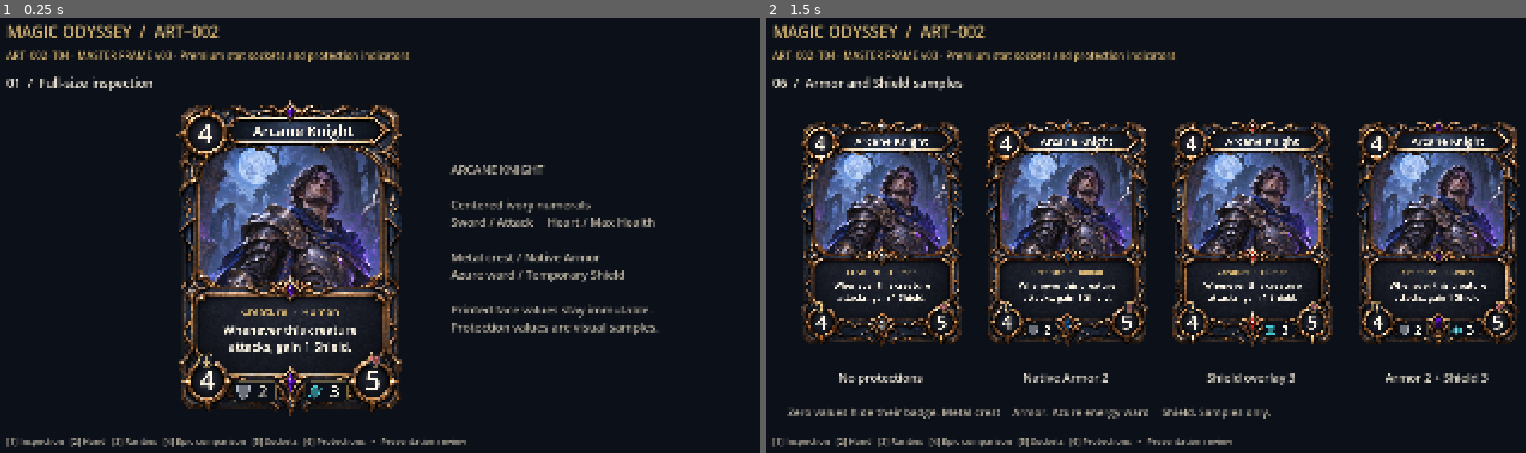
Above: before the commit, frames 1-2 (left to right).
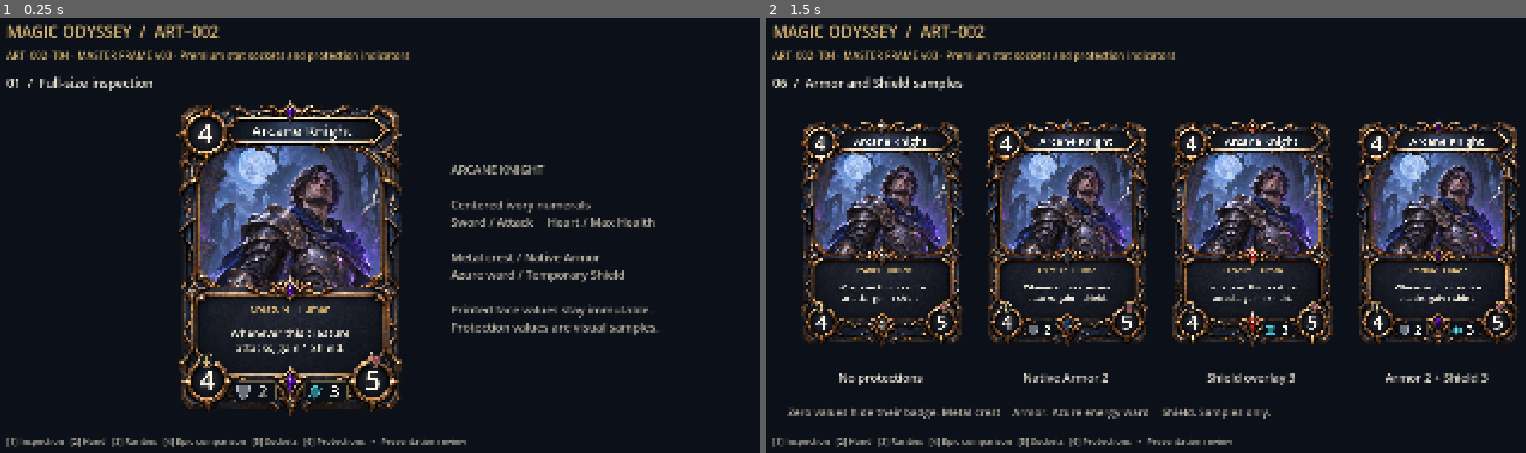
Above: after the commit, the same moments.

Repository: Franck-Allion/MagicOdyssey
Game: Godot game, scene res://scenes/ui/art002_card_integration_test.tscn
The game is run twice, just before and just after one commit, with the same random seed, the same clock (stepped at 60 frames per second) and the same inputs. This scene is started directly instead of the project's main scene.
Inputs:
- Up to frame 1 (0.25 s): no input
- Up to frame 2 (1.5 s): tap Enter at 0.5 s; tap 1 at 0.6 s; tap Space at 1.25 s; tap 6 at 1.35 s

The runs differ from the first frame. In frame 1, 0.9% of the frame differs, in the area x 29-47%, y 24-78%; in frame 2, 1.5%, in the area x 9-95%, y 27-66%.

Commit message:
feat(ui): refine card typography and adaptive content layout

Diff:
--- /dev/null
+++ b/docs/art/reviews/art002/t05/capture.gd
@@ -0,0 +1,115 @@
+extends SceneTree
+const FIXTURE: PackedScene = preload("res://docs/art/reviews/art002/t05/fixture.tscn")
+const CONTENT: GDScript = preload("res://scripts/presentation/card_content_overlay.gd")
+const OUT: String = "res://docs/art/reviews/art002/t05/"
+var _failures: int = 0
+var _checks: int = 0
+var _fixture: Control
+
+func _initialize() -> void:
+	call_deferred("_run")
+
+func _check(ok: bool, message: String) -> void:
+	_checks += 1
+	if not ok:
+		_failures += 1
+	print("%s %s" % ["PASS" if ok else "FAIL",message])
+
+func _inside(inner: Rect2, outer: Rect2) -> bool:
+	return inner.position.x >= outer.position.x-0.1 and inner.position.y >= outer.position.y-0.1 and inner.end.x <= outer.end.x+0.1 and inner.end.y <= outer.end.y+0.1
+
+func _verify(data: CardContentOverlay.Content) -> void:
+	var overlay: CardContentOverlay = CONTENT.new()
+	root.add_child(overlay)
+	var result: Error = overlay.configure(data)
+	_check(result == OK,"accepted title=%s result=%d reason=%s" % [data.title,result,overlay.overflow_reason])
+	if result != OK:
+		var diagnostic: RichTextLabel = overlay.call("_rules",data,CONTENT.RULES_MINIMUM) as RichTextLabel
+		overlay.add_child(diagnostic)
+		print("REJECTED_MEASURE height=%d width=%d lines=%d" % [diagnostic.get_content_height(),diagnostic.get_content_width(),diagnostic.get_line_count()])
+	if result == OK:
+		_check(_inside(Rect2(overlay.title_label.position,overlay.title_label.size),CONTENT.TITLE_BOUNDS),"title native bounds")
+		_check(_inside(Rect2(overlay.type_label.position,overlay.type_label.size),CONTENT.TYPE_BOUNDS),"type native bounds")
+		_check(_inside(Rect2(overlay.rules_label.position,overlay.rules_label.size),CONTENT.RULES_BOUNDS),"rules native bounds")
+		_check(overlay.rules_label.get_parsed_text() == data.rules,"literal rules retained without truncation")
+		_check(overlay.title_label.text == data.title,"full title retained")
+		_check(overlay.rules_label.get_content_height() <= overlay.rules_label.size.y+0.1,"all wrapped lines visible")
+		_check(overlay.title_font_size >= CONTENT.TITLE_MINIMUM and overlay.rules_font_size >= CONTENT.RULES_MINIMUM,"readable size floors")
+		_check(data.category == CardContentOverlay.Category.CREATURE or not overlay.type_label.text.contains("·"),"no missing/non-creature tribe placeholder")
+		var fonts: Array[Font] = [CONTENT.TOKENS.THEME.get_font(&"font",&"CardTitle"),CONTENT.TOKENS.THEME.get_font(&"normal_font",&"RichTextLabel"),CONTENT.TOKENS.THEME.get_font(&"bold_font",&"RichTextLabel")]
+		var missing: int = 0
+		var text: String = data.title+data.rules+overlay.type_label.text
+		for index: int in range(text.length()):
+			if text.unicode_at(index) < 32:
+				continue
+			for font: Font in fonts:
+				if not font.has_char(text.unicode_at(index)):
+					missing += 1
+		_check(missing == 0,"glyph coverage all Theme fonts")
+		print("LAYOUT title=%s chars=%d title_font=%d rules_chars=%d rules_font=%d lines=%d height=%d" % [data.title,data.title.length(),overlay.title_font_size,data.rules.length(),overlay.rules_font_size,overlay.rules_label.get_line_count(),overlay.rules_label.get_content_height()])
+	overlay.free()
+
+func _verify_overflow() -> void:
+	var overlay: CardContentOverlay = CONTENT.new()
+	root.add_child(overlay)
+	var accepted: CardContentOverlay.Content = _fixture.call("fields","Arcane Knight") as CardContentOverlay.Content
+	_check(overlay.configure(accepted) == OK,"overflow test initial content")
+	var original: Label = overlay.title_label
+	var too_long: CardContentOverlay.Content = _fixture.call("fields",_fixture.get("TOO_LONG_TITLE")) as CardContentOverlay.Content
+	_check(overlay.configure(too_long) != OK and overlay.title_overflow,"explicit very-long title overflow")
+	_check(overlay.title_label == original and overlay.accepted_content == accepted,"title rejection is transactional")
+	too_long = _fixture.call("fields","Arcane Knight",CardContentOverlay.Category.CREATURE,"Human",String(_fixture.get("TOO_LONG_RULES")).repeat(5)) as CardContentOverlay.Content
+	_check(overlay.configure(too_long) != OK and overlay.rules_overflow,"explicit long paragraph overflow")
+	_check(overlay.title_label == original and overlay.accepted_content == accepted,"rules rejection is transactional")
+	var invalid: CardContentOverlay.Content = CardContentOverlay.Content.new("Fireball",CardContentOverlay.Category.SPELL,"","Literal [b]tags[/b].")
+	_check(overlay.configure(invalid) == OK and overlay.rules_label.get_parsed_text() == invalid.rules,"card data is not parsed as BBCode")
+	invalid.keywords.append(CardContentOverlay.KeywordSpan.new(500,5))
+	_check(overlay.configure(invalid) == ERR_INVALID_DATA,"invalid keyword spans rejected")
+	overlay.free()
+
+func _capture(filename: String, dimensions: Vector2i, mode: int) -> void:
+	var viewport: SubViewport = SubViewport.new()
+	viewport.size = dimensions
+	viewport.render_target_update_mode = SubViewport.UPDATE_ALWAYS
+	root.add_child(viewport)
+	var scene: Control = FIXTURE.instantiate() as Control
+	scene.set_anchors_preset(Control.PRESET_TOP_LEFT)
+	scene.size = Vector2(dimensions)
+	viewport.add_child(scene)
+	scene.set("_mode",mode)
+	scene.call("_rebuild")
+	await process_frame
+	await process_frame
+	await RenderingServer.frame_post_draw
+	var image: Image = viewport.get_texture().get_image()
+	var result: Error = image.save_png(OUT+filename)
+	_check(result == OK and image.get_size() == dimensions,"CAPTURE %s %s exit=%d" % [filename,dimensions,result])
+	viewport.queue_free()
+	await process_frame
+
+func _run() -> void:
+	_fixture = FIXTURE.instantiate() as Control
+	_fixture.set_anchors_preset(Control.PRESET_TOP_LEFT)
+	_fixture.size = Vector2(1920,1080)
+	root.add_child(_fixture)
+	_fixture.visible = false
+	var samples: Array[CardContentOverlay.Content] = _fixture.call("samples")
+	for data: CardContentOverlay.Content in samples:
+		_verify(data)
+	_verify(_fixture.call("fields","Arcane Knight",CardContentOverlay.Category.CREATURE,"Human","Armor reduces damage.\nShield absorbs damage.\nRemaining damage reduces HP.\nArmor is not consumed.\nShield can be depleted.") as CardContentOverlay.Content)
+	_verify(_fixture.call("fields","Rune Crafter",CardContentOverlay.Category.CREATURE,"","Grant 2 Shield to self.") as CardContentOverlay.Content)
+	_verify_overflow()
+	if not OS.get_cmdline_user_args().has("--verify-only"):
+		if DisplayServer.get_name() == "headless":
+			quit(2)
+			return
+		await _capture("title_length_samples_1080p.png",Vector2i(1920,1080),0)
+		await _capture("rules_text_samples_1080p.png",Vector2i(1920,1080),1)
+		await _capture("card_categories_1080p.png",Vector2i(1920,1080),2)
+		await _capture("mixed_hand_1080p.png",Vector2i(1920,1080),3)
+		await _capture("mixed_hand_720p.png",Vector2i(1280,720),3)
+		await _capture("typography_stress_test_1080p.png",Vector2i(1920,1080),4)
+	_fixture.queue_free()
+	await process_frame
+	print("T05_CHECKS=%d FAILURES=%d" % [_checks,_failures])
+	quit(0 if _failures == 0 else 1)
--- /dev/null
+++ b/docs/art/reviews/art002/t05/fixture.gd
@@ -0,0 +1,105 @@
+extends "res://scripts/presentation/art002_card_integration_test.gd"
+## Companion review fixture inheriting the ART-002 card/layer/capture architecture.
+## Every non-catalog name, paragraph and reused portrait is a visual sample only.
+const CONTENT: GDScript = preload("res://scripts/presentation/card_content_overlay.gd")
+const STRESS_RULES: String = "Armor reduces each damage instance. Shield absorbs damage after Armor. Damage remaining after both protections reduces current HP. Armor is not consumed by damage."
+const TOO_LONG_TITLE: String = "Guardian of the Ancient Grove and the Forgotten Observatory Beyond the Northern Mountains"
+const TOO_LONG_RULES: String = "Armor is never consumed or depleted by taking damage. Shield absorbs damage after Armor. "
+
+func fields(title_value: String, category: CardContentOverlay.Category = CardContentOverlay.Category.CREATURE,
+		tribe_value: String = "Human", rules_value: String = "") -> CardContentOverlay.Content:
+	var data: CardContentOverlay.Content = CardContentOverlay.Content.new(title_value, category, tribe_value, rules_value)
+	# Explicit presentational character spans for documented terms, not gameplay parsing.
+	var offset: int = 0
+	while offset < rules_value.length():
+		var next_armor: int = rules_value.find("Armor", offset)
+		var next_shield: int = rules_value.find("Shield", offset)
+		var at: int = next_shield if next_armor == -1 else next_armor
+		if next_shield != -1 and (at == -1 or next_shield < at):
+			at = next_shield
+		if at == -1:
+			break
+		var count: int = 5 if rules_value.substr(at,5) == "Armor" else 6
+		data.keywords.append(CardContentOverlay.KeywordSpan.new(at,count))
+		offset = at+count
+	return data
+
+func samples() -> Array[CardContentOverlay.Content]:
+	return [
+		fields("Fireball", CardContentOverlay.Category.SPELL, "", "Deal 4 damage to an enemy creature."),
+		fields("Arcane Knight", CardContentOverlay.Category.CREATURE, "Human", "Whenever this creature attacks, gain 1 Shield."),
+		fields("Guardian of the Ancient Grove", CardContentOverlay.Category.CREATURE, "Elf", STRESS_RULES),
+		fields("Rampart Guard", CardContentOverlay.Category.CREATURE, "Human", "Armor 1."),
+		fields("Bastion Armor", CardContentOverlay.Category.EQUIPMENT, "", "Equipped creature has +2 Armor."),
+		fields("Arcane Barrier", CardContentOverlay.Category.SPELL, "", "Grant 3 Shield to an allied creature."),
+		fields("Ancestral Drake", CardContentOverlay.Category.CREATURE, "Dragon", "")
+	]
+
+func _sample(parent: Control, origin: Vector2, height: float, data: CardContentOverlay.Content, index: int = 0) -> Control:
+	# Category-independent rendering; indices select documented fixture numbers only.
+	var costs: Array[int] = [3,4,4,2,3,2,6]
+	var attack_values: Array[int] = [0,4,4,1,0,0,7]
+	var health_values: Array[int] = [0,5,5,5,0,0,7]
+	return _card(parent,origin,height,index % RARITIES.size(),null,1 if index == 3 else 0,
+		0,costs[index],attack_values[index],health_values[index],data)
+
+func _rebuild() -> void:
+	if not is_node_ready():
+		return
+	if is_instance_valid(_stage):
+		remove_child(_stage)
+		_stage.queue_free()
+	_stage = Control.new()
+	_stage.size = Vector2(1920,1080)
+	var factor: float = minf(size.x/1920.0,size.y/1080.0)
+	_stage.scale = Vector2.ONE*factor
+	_stage.position = (size-_stage.size*factor)*0.5
+	add_child(_stage)
+	var background: ColorRect = ColorRect.new()
+	background.size = _stage.size
+	background.color = TOKENS.color_token(&"background")
+	_stage.add_child(background)
+	_label(_stage,"MAGIC ODYSSEY / ART-002-T05",Rect2(60,25,1800,55),36,TOKENS.color_token(&"accent"),&"SectionHeading")
+	var titles: PackedStringArray = ["Title lengths / short, medium, long", "Rules composition / empty, concise, wrapped, five lines", "Card categories / Creature, Spell, Equipment", "Mixed seven-card hand / inspection required for full rules", "Supported envelope / explicit rejection beyond readable limits"]
+	_label(_stage,titles[mini(_mode,4)],Rect2(60,90,1800,50),28,TOKENS.color_token(&"text"))
+	_label(_stage,"Visual presentation samples / shared existing review illustration / canonical gemstone palette",Rect2(60,145,1800,40),22,TOKENS.color_token(&"secondary"))
+	var data: Array[CardContentOverlay.Content] = samples()
+	if _mode == 0:
+		for index: int in range(3):
+			_sample(_stage,Vector2(70+index*625,215),740,data[index],index)
+		_label(_stage,"Fireball: catalog name / Arcane Knight and Guardian: typography fixtures, not new catalog definitions",Rect2(60,1000,1800,40),23,TOKENS.color_token(&"secondary"))
+	elif _mode == 1:
+		var cases: Array[CardContentOverlay.Content] = [data[6],data[3],data[5],
+			fields("Arcane Knight",CardContentOverlay.Category.CREATURE,"Human","Armor reduces damage.\nShield absorbs damage.\nRemaining damage reduces HP.\nArmor is not consumed.\nShield can be depleted.")]
+		var captions: PackedStringArray = ["No rules / Dragon", "One line / native Armor", "Wrapped rule / no tribe", "Five lines / explanatory fixture"]
+		for index: int in range(4):
+			_sample(_stage,Vector2(48+index*470,235),580,cases[index],6 if index == 0 else (3 if index == 1 else (5 if index == 2 else 1)))
+			_label(_stage,captions[index],Rect2(48+index*470,855,445,70),23,TOKENS.color_token(&"text"))
+		_label(_stage,"Full wording is retained. Restrained emphasis uses the Theme's bold font; no colored keyword chips.",Rect2(60,970,1800,45),24,TOKENS.color_token(&"secondary"))
+	elif _mode == 2:
+		var indices: Array[int] = [3,0,4]
+		for index: int in range(3):
+			_sample(_stage,Vector2(70+index*625,215),740,data[indices[index]],indices[index])
+		_label(_stage,"Unused Spell/Equipment sockets retain their original enamel / no Attack or Health values or emblems",Rect2(60,1000,1800,40),23,TOKENS.color_token(&"secondary"))
+	elif _mode == 3:
+		for index: int in range(7):
+			_sample(_stage,Vector2(82.5+index*253,570),316,data[index],index)
+		_label(_stage,"Hand scan order: title / mana / illustration / creature stats / category",Rect2(85,330,1750,50),30,TOKENS.color_token(&"accent"),&"SectionHeading")
+		_label(_stage,"Long titles and complete rules require inspection. The common portrait is review art, not final category-specific artwork.",Rect2(85,405,1750,70),23,TOKENS.color_token(&"secondary"))
+	else:
+		_sample(_stage,Vector2(95,210),760,data[2],2)
+		var probe: CardContentOverlay = CONTENT.new()
+		_stage.add_child(probe)
+		probe.visible = false
+		var rejected: CardContentOverlay.Content = fields(TOO_LONG_TITLE,CardContentOverlay.Category.CREATURE,"Elf",TOO_LONG_RULES.repeat(5))
+		var result: Error = probe.configure(rejected)
+		_label(_stage,"LEFT / longest supported review title + dense rules\n\nRIGHT / rejected stress input, shown in full below\nExplicit overflow: error %d / title=%s / rules=%s" % [result,probe.title_overflow,probe.rules_overflow],Rect2(790,235,1050,160),25,TOKENS.color_token(&"accent"))
+		var full_text: RichTextLabel = RichTextLabel.new()
+		full_text.position = Vector2(790,425)
+		full_text.size = Vector2(1030,490)
+		full_text.autowrap_mode = TextServer.AUTOWRAP_WORD_SMART
+		full_text.scroll_active = false
+		full_text.add_theme_font_size_override("normal_font_size",23)
+		full_text.add_text(rejected.title+"\n\n"+rejected.rules)
+		_stage.add_child(full_text)
+		_label(_stage,"Rejected content is not committed to a card. No ellipsis, tiny fonts or lost words.\nP009 hover and P010 inspector remain outside this review.",Rect2(790,950,1050,95),22,TOKENS.color_token(&"secondary"))
--- /dev/null
+++ b/docs/art/reviews/art002/t05/fixture.tscn
@@ -0,0 +1,7 @@
+[gd_scene load_steps=3 format=3]
+
+[ext_resource type="PackedScene" path="res://scenes/ui/art002_card_integration_test.tscn" id="1"]
+[ext_resource type="Script" path="res://docs/art/reviews/art002/t05/fixture.gd" id="2"]
+
+[node name="ART002TypographyReview" instance=ExtResource("1")]
+script = ExtResource("2")
--- a/scripts/presentation/art002_card_integration_test.gd
+++ b/scripts/presentation/art002_card_integration_test.gd
@@ -7,6 +7,7 @@
 const TOKENS: GDScript = preload("res://scripts/presentation/ui_design_tokens.gd")
 const GEM_TREATMENT: GDScript = preload("res://scripts/presentation/rarity_gem_treatment.gd")
 const STAT_OVERLAY: GDScript = preload("res://scripts/presentation/card_stat_overlay.gd")
+const CONTENT_OVERLAY: GDScript = preload("res://scripts/presentation/card_content_overlay.gd")
 const CARD_SIZE: Vector2 = Vector2(1086, 1448)
 const RARITIES: Array[StringName] = [&"common", &"uncommon", &"rare", &"epic", &"legendary"]
 const NAMES: PackedStringArray = ["Common", "Uncommon", "Rare", "Epic", "Legendary"]
@@ -16,6 +17,12 @@
 var _use_emerald: bool = false
 var _gem_materials: Array[ShaderMaterial] = []
 var _emerald_epic_material: ShaderMaterial
+
+class ManaOnlyOverlay extends CardStatOverlay:
+	## Non-creatures leave the original midnight-enamel footer sockets dormant.
+	## Uses the approved cost renderer unchanged; no invented Attack/HP values.
+	func _draw() -> void:
+		draw_number(MANA_CENTER, _mana, 126, 145, TOKENS.color_token(&"text_bright"), SOCKET_SAFE_RADIUS)
 
 func _ready() -> void:
 	theme = TOKENS.THEME
@@ -67,7 +74,8 @@
 
 func _card(parent: Control, origin: Vector2, height: float, rarity_index: int,
 		material_override: ShaderMaterial = null, native_armor: int = 0,
-		shield: int = 0, cost: int = 4, attack_value: int = 4, health_value: int = 5) -> Control:
+		shield: int = 0, cost: int = 4, attack_value: int = 4, health_value: int = 5,
+		content: CardContentOverlay.Content = null) -> Control:
 	var card: Control = Control.new()
 	card.position = origin
 	card.size = CARD_SIZE
@@ -86,16 +94,15 @@
 	portrait.stretch_mode = TextureRect.STRETCH_KEEP_ASPECT_COVERED
 	var frame: TextureRect = _texture(card, FRAME, Rect2(Vector2.ZERO, CARD_SIZE))
 	frame.material = material_override if material_override != null else _gem_materials[rarity_index]
-	var ink: Color = TOKENS.color_token(&"text_bright")
-	var title: Label = _label(card, "Arcane Knight", Rect2(280, 90, 645, 94), 68, ink, &"CardTitle")
-	title.horizontal_alignment = HORIZONTAL_ALIGNMENT_CENTER
-	var tribe: Label = _label(card, "Creature  ·  Human", Rect2(155, 929, 776, 60), 49,
-		TOKENS.color_token(&"accent"), &"CardTitle")
-	tribe.horizontal_alignment = HORIZONTAL_ALIGNMENT_CENTER
-	var rule: Label = _label(card, "Whenever this creature\nattacks, gain 1 Shield.",
-		Rect2(170, 1010, 746, 150), 54, ink)
-	rule.horizontal_alignment = HORIZONTAL_ALIGNMENT_CENTER
-	var stats: Control = STAT_OVERLAY.new()
+	var fields: CardContentOverlay.Content = content if content != null else CardContentOverlay.Content.new(
+		"Arcane Knight", CardContentOverlay.Category.CREATURE, "Human", "Whenever this creature attacks, gain 1 Shield.")
+	var text_overlay: CardContentOverlay = CONTENT_OVERLAY.new()
+	text_overlay.name = "CardContent"
+	card.add_child(text_overlay)
+	var text_result: Error = text_overlay.configure(fields)
+	if text_result != OK:
+		push_error("ART002 content rejected: %s" % text_overlay.overflow_reason)
+	var stats: CardStatOverlay = STAT_OVERLAY.new() if fields.category == CardContentOverlay.Category.CREATURE else ManaOnlyOverlay.new()
 	card.add_child(stats)
 	stats.set_printed_values(cost, attack_value, health_value, native_armor)
 	stats.set_shield_overlay(shield)
--- /dev/null
+++ b/scripts/presentation/card_content_overlay.gd
@@ -0,0 +1,159 @@
+class_name CardContentOverlay
+extends Control
+## Presentation-only, native Label/RichTextLabel layout in frame-v03 source pixels.
+## configure() is transactional: unsupported content returns an explicit error;
+## the last accepted display remains intact and the caller retains the full input.
+const TOKENS: GDScript = preload("res://scripts/presentation/ui_design_tokens.gd")
+const TITLE_BOUNDS: Rect2 = Rect2(292, 90, 610, 94)
+const TYPE_BOUNDS: Rect2 = Rect2(180, 923, 726, 58)
+const RULES_BOUNDS: Rect2 = Rect2(212, 990, 662, 210)
+const TITLE_PREFERRED: int = 68
+const TITLE_MINIMUM: int = 40
+const RULES_PREFERRED: int = 48
+const RULES_MINIMUM: int = 30
+
+enum Category { CREATURE, SPELL, EQUIPMENT }
+
+class KeywordSpan extends RefCounted:
+	var start: int
+	var length: int
+	func _init(at: int, count: int) -> void:
+		start = at
+		length = count
+
+class Content extends RefCounted:
+	var title: String
+	var category: Category
+	var tribe: String
+	var rules: String
+	var keywords: Array[KeywordSpan] = []
+	func _init(card_title: String = "", card_category: Category = Category.CREATURE,
+			card_tribe: String = "", card_rules: String = "") -> void:
+		title = card_title
+		category = card_category
+		tribe = card_tribe
+		rules = card_rules
+
+var title_font_size: int = TITLE_PREFERRED
+var rules_font_size: int = RULES_PREFERRED
+var title_overflow: bool = false
+var rules_overflow: bool = false
+var overflow_reason: String = ""
+var accepted_content: Content
+var title_label: Label
+var type_label: Label
+var rules_label: RichTextLabel
+
+func _init() -> void:
+	theme = TOKENS.THEME
+	size = Vector2(1086, 1448)
+	mouse_filter = Control.MOUSE_FILTER_IGNORE
+
+func _title(value: String, points: int) -> Label:
+	var label: Label = Label.new()
+	label.text = value
+	label.position = TITLE_BOUNDS.position
+	label.size = TITLE_BOUNDS.size
+	label.theme = TOKENS.THEME
+	label.theme_type_variation = &"CardTitle"
+	label.add_theme_font_size_override("font_size", points)
+	label.add_theme_color_override("font_color", TOKENS.color_token(&"text_bright"))
+	label.horizontal_alignment = HORIZONTAL_ALIGNMENT_CENTER
+	label.vertical_alignment = VERTICAL_ALIGNMENT_CENTER
+	label.mouse_filter = Control.MOUSE_FILTER_IGNORE
+	return label
+
+func _rules(data: Content, points: int) -> RichTextLabel:
+	var label: RichTextLabel = RichTextLabel.new()
+	label.theme = TOKENS.THEME
+	label.position = RULES_BOUNDS.position
+	label.size = RULES_BOUNDS.size
+	label.scroll_active = false
+	label.threaded = false
+	label.autowrap_mode = TextServer.AUTOWRAP_WORD_SMART
+	label.add_theme_font_size_override("normal_font_size", points)
+	label.add_theme_font_size_override("bold_font_size", points)
+	label.add_theme_constant_override("line_separation", 0)
+	label.add_theme_color_override("default_color", TOKENS.color_token(&"text"))
+	label.mouse_filter = Control.MOUSE_FILTER_IGNORE
+	label.push_paragraph(HORIZONTAL_ALIGNMENT_CENTER)
+	# Spans are literal character ranges, never BBCode interpreted from card data.
+	# Sorted non-overlapping spans are validated before this method is called.
+	var cursor: int = 0
+	for span: KeywordSpan in data.keywords:
+		label.add_text(data.rules.substr(cursor, span.start-cursor))
+		label.push_bold()
+		label.add_text(data.rules.substr(span.start, span.length))
+		label.pop()
+		cursor = span.start+span.length
+	label.add_text(data.rules.substr(cursor))
+	label.pop()
+	return label
+
+func configure(data: Content) -> Error:
+	title_overflow = false
+	rules_overflow = false
+	overflow_reason = ""
+	if data == null or data.title.strip_edges().is_empty() or data.title.contains("\n"):
+		overflow_reason = "A non-empty single-line title is required."
+		return ERR_INVALID_DATA
+	var cursor: int = 0
+	for span: KeywordSpan in data.keywords:
+		if span.start < cursor or span.length <= 0 or span.start+span.length > data.rules.length():
+			overflow_reason = "Keyword spans must be ordered, non-overlapping character ranges."
+			return ERR_INVALID_DATA
+		cursor = span.start+span.length
+	var display_font: Font = TOKENS.THEME.get_font(&"font", &"CardTitle")
+	var type_text: String = category_name(data.category) + (" · " + data.tribe if data.category == Category.CREATURE and not data.tribe.is_empty() else "")
+	if display_font.get_string_size(type_text, HORIZONTAL_ALIGNMENT_LEFT, -1, 43).x > TYPE_BOUNDS.size.x:
+		overflow_reason = "Type/tribe line exceeds its supported width."
+		return ERR_PARAMETER_RANGE_ERROR
+	var preferred_width: float = display_font.get_string_size(data.title, HORIZONTAL_ALIGNMENT_LEFT, -1, TITLE_PREFERRED).x
+	var title_points: int = clampi(int(TITLE_PREFERRED * TITLE_BOUNDS.size.x / maxf(preferred_width, 1.0)), TITLE_MINIMUM, TITLE_PREFERRED)
+	while title_points > TITLE_MINIMUM and display_font.get_string_size(data.title, HORIZONTAL_ALIGNMENT_LEFT, -1, title_points).x > TITLE_BOUNDS.size.x:
+		title_points -= 1
+	title_overflow = display_font.get_string_size(data.title, HORIZONTAL_ALIGNMENT_LEFT, -1, title_points).x > TITLE_BOUNDS.size.x
+	var candidate_rules: RichTextLabel
+	var rule_points: int = RULES_PREFERRED
+	while true:
+		candidate_rules = _rules(data, rule_points)
+		# Native synchronous shaping; attach before querying content dimensions.
+		add_child(candidate_rules)
+		var fits: bool = candidate_rules.get_content_height() <= RULES_BOUNDS.size.y and candidate_rules.get_content_width() <= RULES_BOUNDS.size.x
+		if fits or rule_points == RULES_MINIMUM:
+			rules_overflow = not fits
+			break
+		remove_child(candidate_rules)
+		candidate_rules.free()
+		rule_points -= 1
+	if title_overflow or rules_overflow:
+		remove_child(candidate_rules)
+		candidate_rules.free()
+		overflow_reason = "Content exceeds the title/rules envelope at the minimum readable font size."
+		return ERR_PARAMETER_RANGE_ERROR
+	if is_instance_valid(title_label):
+		title_label.free()
+		type_label.free()
+		rules_label.free()
+	title_label = _title(data.title, title_points)
+	add_child(title_label)
+	type_label = _title(type_text, 43)
+	type_label.position = TYPE_BOUNDS.position
+	type_label.size = TYPE_BOUNDS.size
+	type_label.add_theme_color_override("font_color", TOKENS.color_token(&"accent"))
+	add_child(type_label)
+	rules_label = candidate_rules
+	# Center the native wrapped block in the available panel without stretching lines.
+	var height: float = float(rules_label.get_content_height())
+	rules_label.position.y += floorf((RULES_BOUNDS.size.y-height)*0.5)
+	rules_label.size.y = maxf(1.0, height)
+	title_font_size = title_points
+	rules_font_size = rule_points
+	accepted_content = data
+	return OK
+
+static func category_name(category: Category) -> String:
+	match category:
+		Category.SPELL: return "Spell"
+		Category.EQUIPMENT: return "Equipment"
+		_: return "Creature"
Binary file added: docs/art/reviews/art002/t05/card_categories_1080p.png
Binary file added: docs/art/reviews/art002/t05/mixed_hand_1080p.png
Binary file added: docs/art/reviews/art002/t05/mixed_hand_720p.png
Binary file added: docs/art/reviews/art002/t05/rules_text_samples_1080p.png
Binary file added: docs/art/reviews/art002/t05/title_length_samples_1080p.png
Binary file added: docs/art/reviews/art002/t05/typography_stress_test_1080p.png
Not shown, added: scripts/presentation/card_content_overlay.gd.uid
